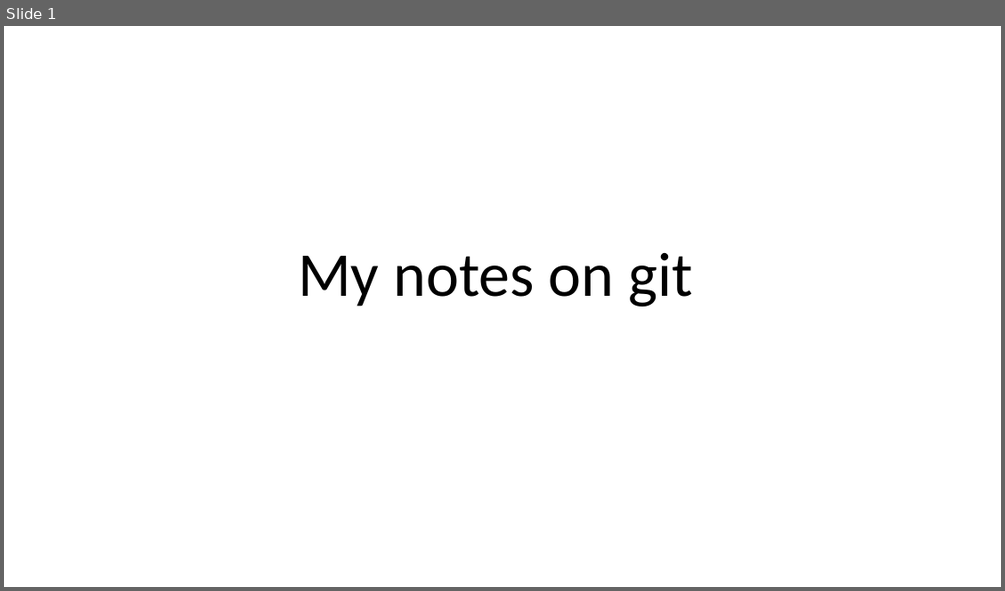
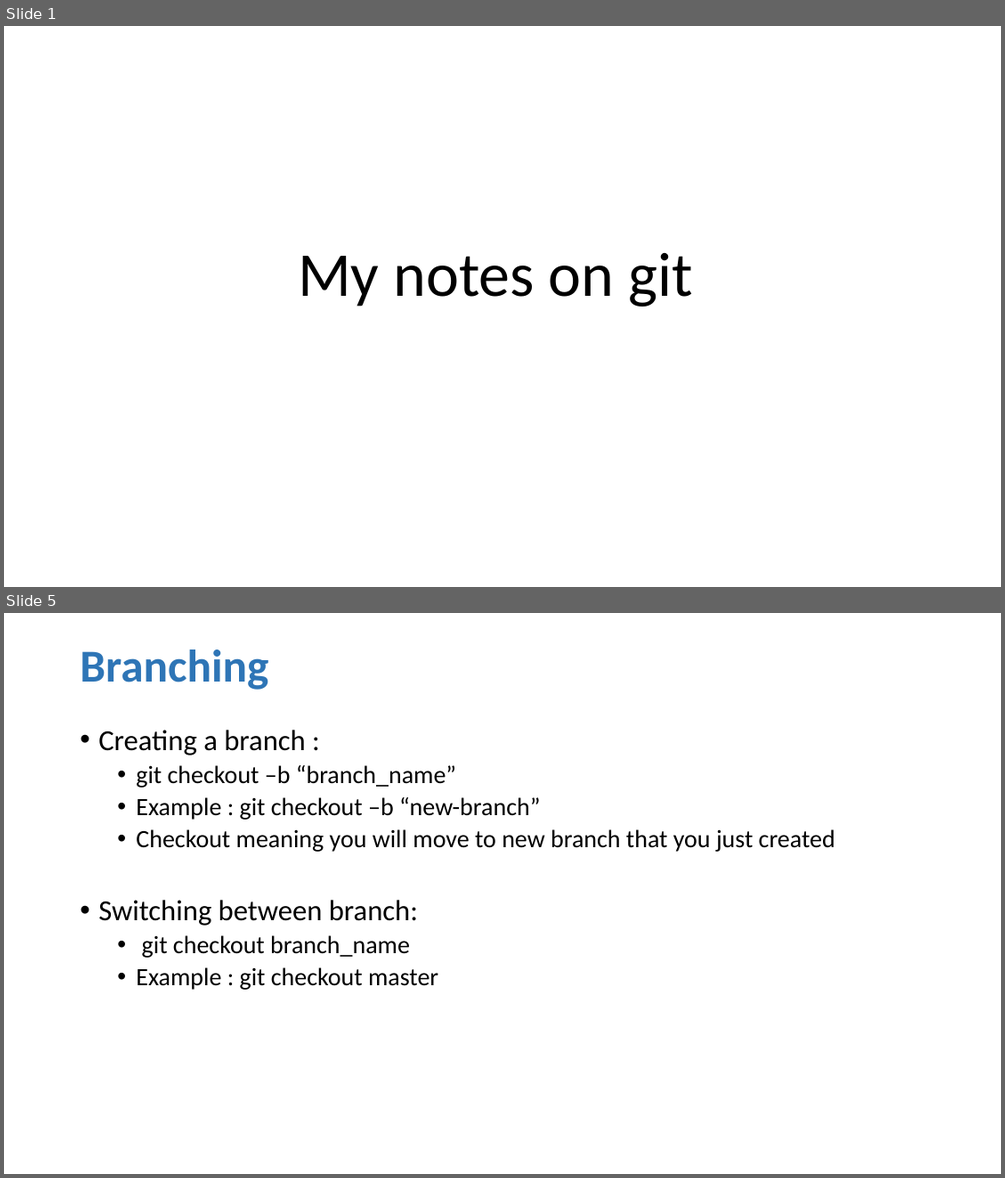
Before and after one commit to anasmoni/Learning-Git, a slide deck: My_Notes.pptx. Shown one above the other, each under a label of ours: slide 1 before the commit, slides 1 and 5 after it; the slides between them are not shown. The pictures are 1005x591 and 1005x1178 pixels, drawn with LibreOffice and Linux fonts; fonts in the diff are those of the drawing. Boxes give left, top, right and bottom in pixels: in the first picture for what was removed or moved away, otherwise in the second. Text is boxed around its words. In the diff, an @@ line names an element or a change of style, - is before the commit and + after.

```diff
--- a/My_Notes.pptx
+++ b/My_Notes.pptx
@@ slide 5 added at (4, 613, 1001, 1174), background #FFFFFF @@
@@ title added at (80, 649, 268, 690), 44 pt, text #2E75B6, bold @@
+Branching
@@ text added at (98, 730, 835, 989), 24 pt, text #000000 @@
+• Creating a branch :
+  • git checkout –b “branch_name”
+  • Example : git checkout –b “new-branch”
+  • Checkout meaning you will move to new branch that you just created
+• Switching between branch:
+  • git checkout branch_name
+  • Example : git checkout master
```
Also in this commit, not shown: 2 slides changed.
